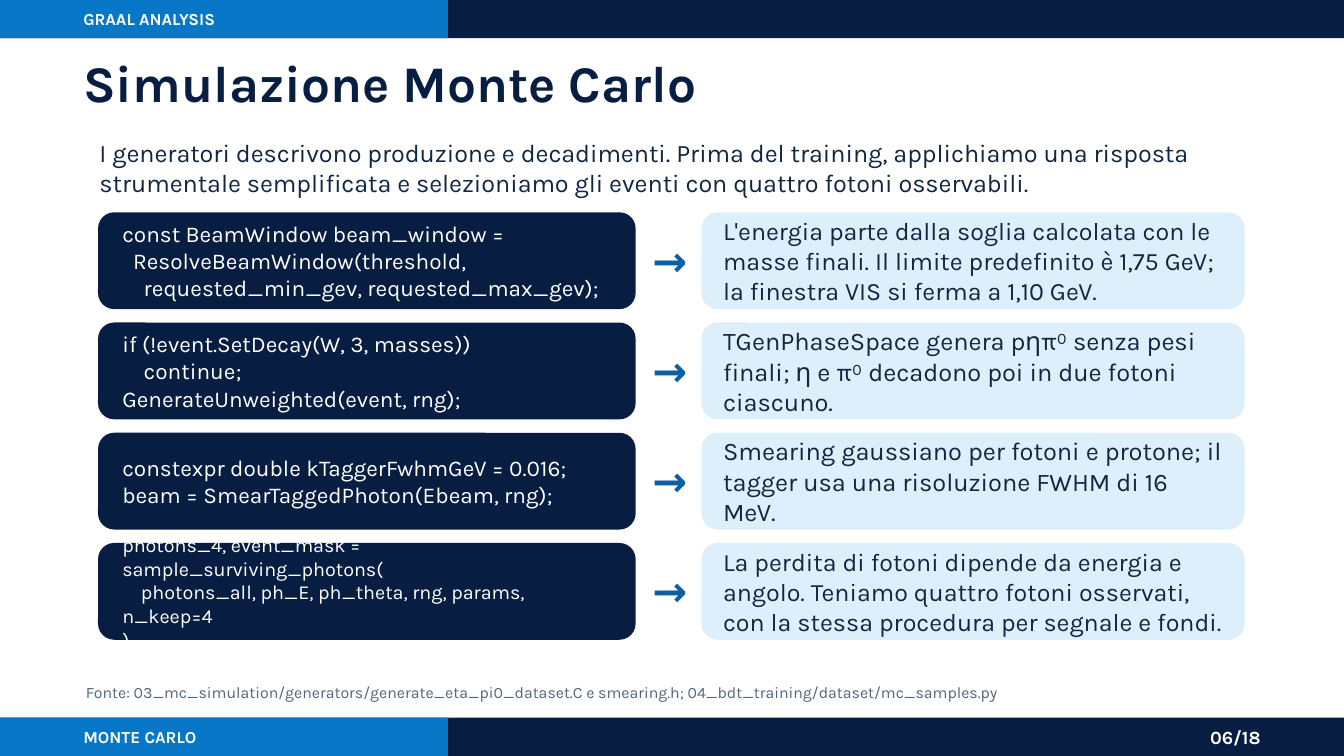
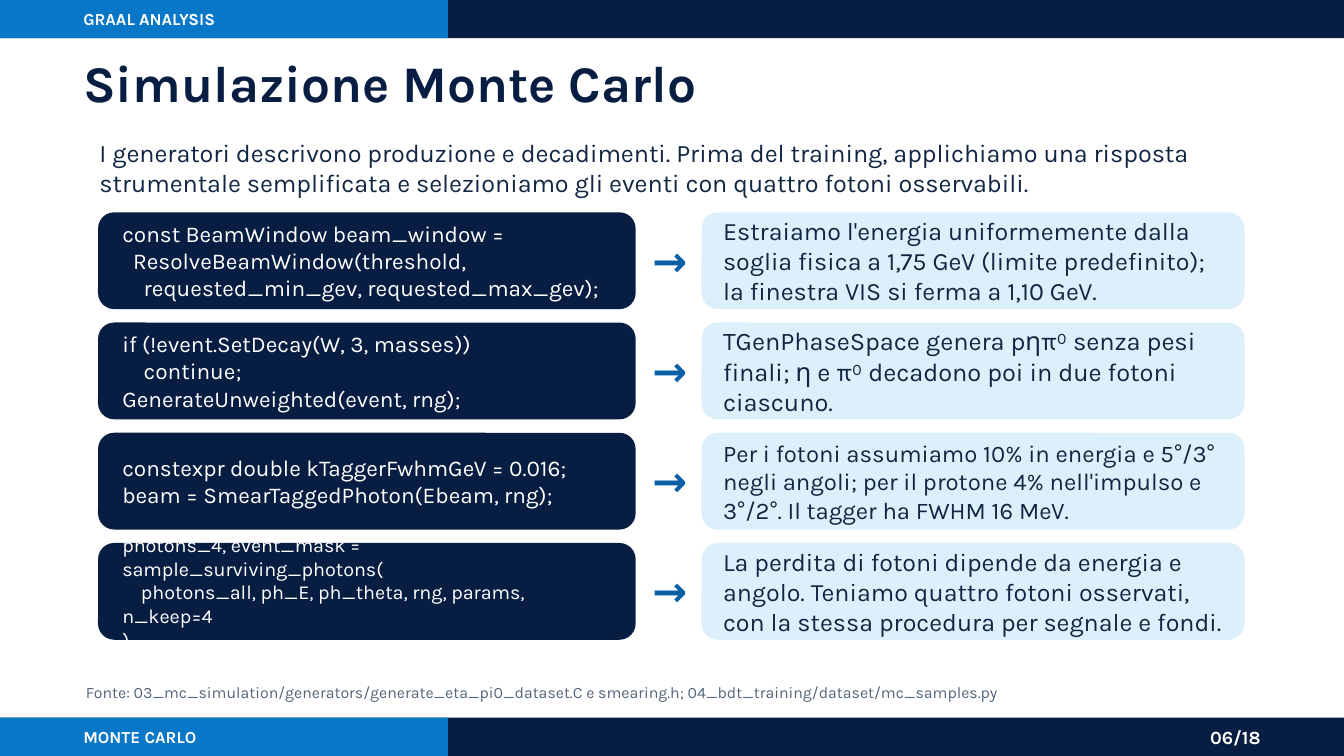
Before and after one commit to AntoninoFulci/GRAAL_Analysis, a slide deck: slide 6 of presentations/graal_analysis_framework_asimmetrie.pptx. Drawn at 1344x756 pixels with LibreOffice and Linux fonts; fonts in the diff are those of the drawing. Boxes give left, top, right and bottom in pixels: in the first picture for what was removed or moved away, otherwise in the second. Text is boxed around its words. In the diff, an @@ line names an element or a change of style, - is before the commit and + after.

```diff
--- a/presentations/graal_analysis_framework_asimmetrie.pptx
+++ b/presentations/graal_analysis_framework_asimmetrie.pptx
@@ text at (723, 223, 1205, 303): text changed @@
-L'energia parte dalla soglia calcolata con le masse finali. Il limite predefinito è 1,75 GeV; la finestra VIS si ferma a 1,10 GeV.
+Estraiamo l'energia uniformemente dalla soglia fisica a 1,75 GeV (limite predefinito); la finestra VIS si ferma a 1,10 GeV.
@@ text at (723, 444, 1214, 525): text changed; size 13.6 to 12.8 pt @@
-Smearing gaussiano per fotoni e protone; il tagger usa una risoluzione FWHM di 16 MeV.
+Per i fotoni assumiamo 10% in energia e 5°/3° negli angoli; per il protone 4% nell'impulso e 3°/2°. Il tagger ha FWHM 16 MeV.
```
Also in this commit, not shown: 1 other file.
